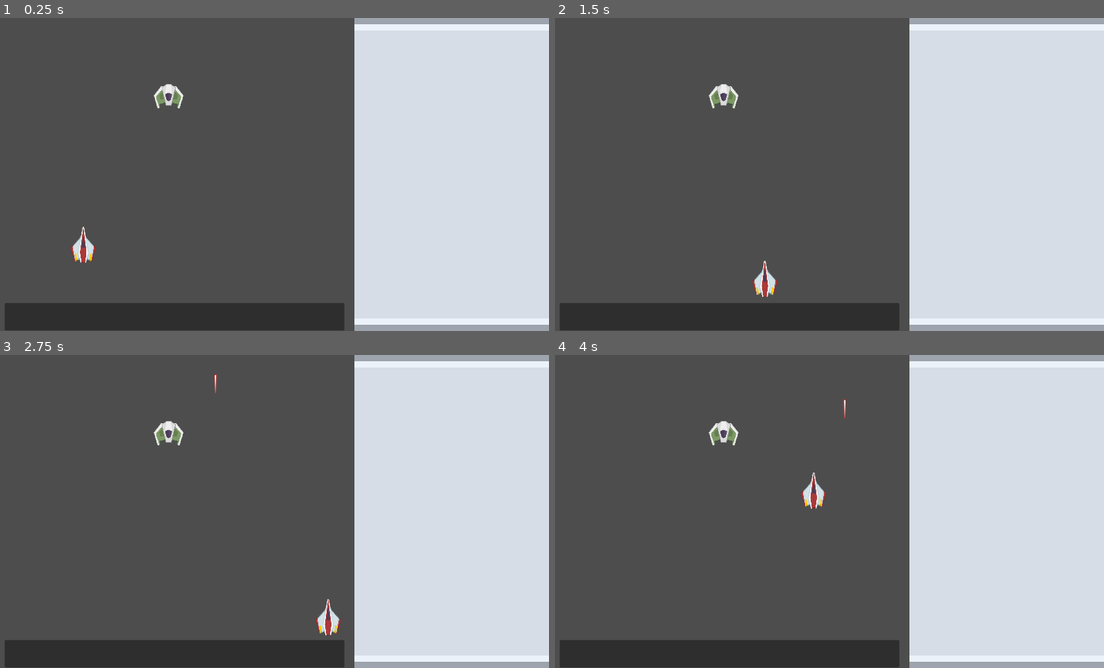
Above: before the commit, frames 1-4 (two rows, left to right).
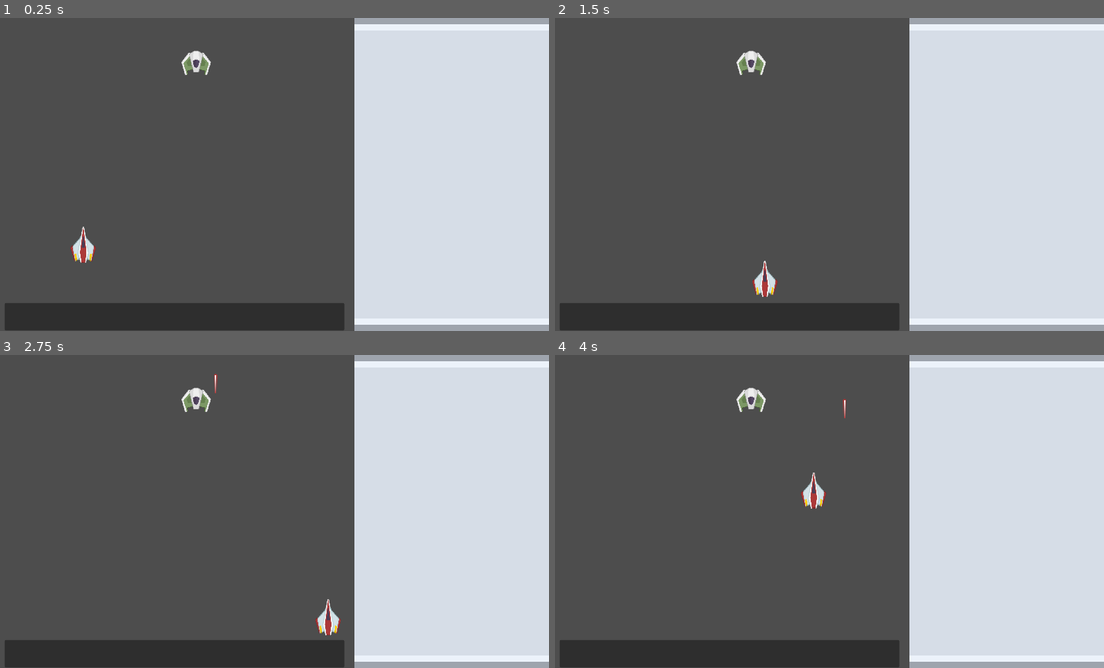
Above: after the commit, the same moments.

Repository: dompetriella/precious_cargo
Game: Godot game, scene res://game.tscn
The game is run twice, just before and just after one commit, with the same random seed, the same clock (stepped at 60 frames per second) and the same inputs.
Inputs:
- Up to frame 1 (0.25 s): no input
- Up to frame 2 (1.5 s): tap Enter at 0.5 s; hold Right (ui_right) 0.53-1.28 s; tap Space (ui_select) at 0.77 s; hold Down (ui_down) from 1.28 s (still down)
- Up to frame 3 (2.75 s): tap Space (ui_select) at 1.52, 2 s; release Down (ui_down) at 2.03 s; hold Right (ui_right) from 2.03 s (still down)
- Up to frame 4 (4 s): release Right (ui_right) at 2.78 s; hold Up (ui_up) 2.78-3.53 s; tap Space (ui_select) at 3.02, 3.77 s; hold Left (ui_left) from 3.53 s (still down)

The runs differ from the first frame. In frame 1, 0.5% of the frame differs, in the area x 27-39%, y 10-29%; in frame 2, 0.5%; in frame 3, 0.5%; in frame 4, 0.5%.

Commit message:
bullet does damage, enemy go bye

Diff:
--- a/bullet/bullet.gd
+++ b/bullet/bullet.gd
@@ -13,11 +13,9 @@
 	self.global_position.y -= speed * delta;
 
 
-func _on_body_entered(body: Node2D) -> void:
-	if (body.is_in_group(NodeGroups.enemy)):
+func _on_area_entered(area: Area2D) -> void:
+	if (area.is_in_group(NodeGroups.boundary)):
+		await get_tree().create_timer(0.5).timeout;
+		self.queue_free;
+	elif (area.is_in_group(NodeGroups.enemy)):
 		self.queue_free();
-
-
-func _on_area_entered(area: Area2D) -> void:
-	if (area.is_in_group(NodeGroups.player)):
-		pass;
--- a/components/hitbox_component/hitbox_component.gd
+++ b/components/hitbox_component/hitbox_component.gd
@@ -5,6 +5,7 @@
 
 func _on_area_entered(area: Area2D) -> void:
 	if (area is Bullet):
+		print("I have been struck!");
 		health_component.take_damage(area.bullet_damage);
 
 
--- a/enemy/standard.tscn
+++ b/enemy/standard.tscn
@@ -8,15 +8,16 @@
 radius = 33.3333
 height = 93.3333
 
-[node name="StandardDown" type="Node2D" groups=["Enemy"]]
+[node name="StandardDown" type="Node2D"]
 scale = Vector2(0.6, 0.6)
 
 [node name="Sprite2D" type="Sprite2D" parent="."]
 texture = ExtResource("1_q1m8o")
 
 [node name="HealthComponent" parent="." instance=ExtResource("2_yap5x")]
+max_health = 25.0
 
-[node name="HitboxComponent" parent="." node_paths=PackedStringArray("health_component") instance=ExtResource("3_6j85d")]
+[node name="HitboxComponent" parent="." node_paths=PackedStringArray("health_component") groups=["Enemy"] instance=ExtResource("3_6j85d")]
 health_component = NodePath("../HealthComponent")
 
 [node name="CollisionShape2D" type="CollisionShape2D" parent="HitboxComponent"]
--- a/game.tscn
+++ b/game.tscn
@@ -45,5 +45,5 @@
 
 [node name="ScorePanel" parent="." instance=ExtResource("3_111iu")]
 
-[node name="StandardDown" parent="." instance=ExtResource("4_r8xv4")]
-position = Vector2(364, 162)
+[node name="sd" parent="." instance=ExtResource("4_r8xv4")]
+position = Vector2(421, 93)
